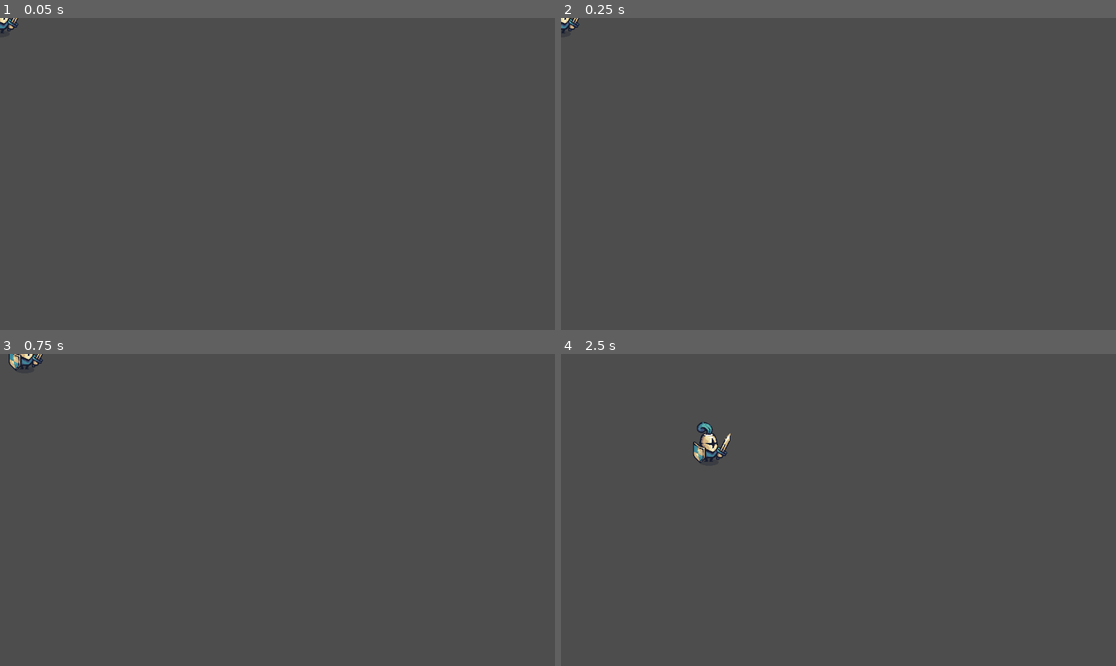
Above: before the commit, frames 1-4 (two rows, left to right).
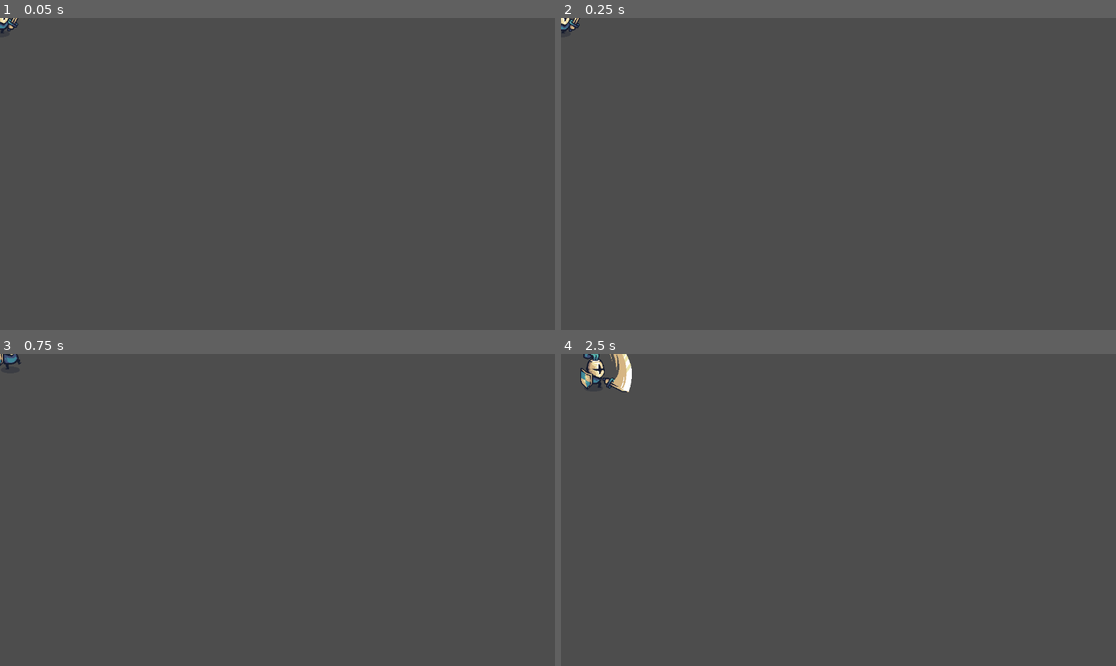
Above: after the commit, the same moments.

Repository: GlauberBelo/gamedev-AncientKnights
Game: Godot game, scene res://knight/knight.tscn
Same seed, same stepped clock (60 frames per second), same inputs: the game is played once before the commit and once after it. The project has no main scene, so this scene is started directly.
Inputs:
- Up to frame 1 (0.05 s): no input
- Up to frame 2 (0.25 s): no input
- Up to frame 3 (0.75 s): tap Enter at 0.5 s; hold D (move_right) from 0.53 s (still down); tap Q (attack, bound only after the commit) at 0.6 s
- Up to frame 4 (2.5 s): release D (move_right) at 1.28 s; hold S (move_down) 1.28-2.03 s; tap Q (attack, bound only after the commit) at 1.35, 2.1 s; hold D (move_right) from 2.03 s (still down)

Frame 1 is identical in both runs. In frame 2, less than 0.1% of the frame differs, in the area x 0-4%, y 0-5%; in frame 3, 0.3%; in frame 4, 1.2%, in the area x 3-31%, y 0-35%.

Commit message:
Character animation code integration

Diff:
--- a/AncientKnights/knight/knight.gd
+++ b/AncientKnights/knight/knight.gd
@@ -1,16 +1,48 @@
 extends CharacterBody2D
 
+@onready var animation: AnimationPlayer = get_node("Animation")
+@onready var texture: Sprite2D = get_node("Texture")
 @export var move_speed: float = 256.0
 
+var can_attack: bool = true
+
 func _physics_process(delta: float) -> void:
+	if can_attack == false:
+		return
+
+	move()
+	animate()
+	attack_handler()
+
+func move() -> void:
 	var direction: Vector2 = get_direction()
 	print(direction.length())
 	velocity = direction * move_speed
 	move_and_slide()
-
 
 func get_direction() -> Vector2:
 	return Vector2(
 		Input.get_axis("move_left", "move_right"),
 		Input.get_axis("move_up", "move_down")
 	).normalized()
+
+func animate() -> void:
+	if velocity.x > 0:
+		texture.flip_h = false
+	if velocity.x < 0:
+		texture.flip_h = true
+
+	if velocity != Vector2.ZERO:
+		animation.play("run")
+		return
+
+	animation.play("idle")
+
+func attack_handler() -> void:
+	if Input.is_action_just_pressed("attack") and can_attack:
+		can_attack = false
+		animation.play("attack")
+
+
+func _on_animation_finished(_anim_name: String) -> void:
+	can_attack = true
--- a/AncientKnights/knight/knight.tscn
+++ b/AncientKnights/knight/knight.tscn
@@ -55,6 +55,58 @@
 "transitions": PackedFloat32Array(1),
 "update": 1,
 "values": [0]
+}
+
+[sub_resource type="Animation" id="Animation_qvu1s"]
+resource_name = "attack"
+length = 0.6
+tracks/0/type = "value"
+tracks/0/imported = false
+tracks/0/enabled = true
+tracks/0/path = NodePath("Texture:texture")
+tracks/0/interp = 1
+tracks/0/loop_wrap = true
+tracks/0/keys = {
+"times": PackedFloat32Array(0),
+"transitions": PackedFloat32Array(1),
+"update": 1,
+"values": [ExtResource("1_qaebs")]
+}
+tracks/1/type = "value"
+tracks/1/imported = false
+tracks/1/enabled = true
+tracks/1/path = NodePath("Texture:hframes")
+tracks/1/interp = 1
+tracks/1/loop_wrap = true
+tracks/1/keys = {
+"times": PackedFloat32Array(0),
+"transitions": PackedFloat32Array(1),
+"update": 1,
+"values": [6]
+}
+tracks/2/type = "value"
+tracks/2/imported = false
+tracks/2/enabled = true
+tracks/2/path = NodePath("Texture:vframes")
+tracks/2/interp = 1
+tracks/2/loop_wrap = true
+tracks/2/keys = {
+"times": PackedFloat32Array(0),
+"transitions": PackedFloat32Array(1),
+"update": 1,
+"values": [3]
+}
+tracks/3/type = "value"
+tracks/3/imported = false
+tracks/3/enabled = true
+tracks/3/path = NodePath("Texture:frame")
+tracks/3/interp = 1
+tracks/3/loop_wrap = true
+tracks/3/keys = {
+"times": PackedFloat32Array(0, 0.1, 0.2, 0.3, 0.4, 0.5),
+"transitions": PackedFloat32Array(1, 1, 1, 1, 1, 1),
+"update": 1,
+"values": [12, 13, 14, 15, 16, 17]
 }
 
 [sub_resource type="Animation" id="Animation_o7bq2"]
@@ -161,59 +213,6 @@
 "transitions": PackedFloat32Array(1, 1, 1, 1, 1, 1),
 "update": 1,
 "values": [6, 7, 8, 9, 10, 11]
-}
-
-[sub_resource type="Animation" id="Animation_qvu1s"]
-resource_name = "attack"
-length = 0.6
-loop_mode = 1
-tracks/0/type = "value"
-tracks/0/imported = false
-tracks/0/enabled = true
-tracks/0/path = NodePath("Texture:texture")
-tracks/0/interp = 1
-tracks/0/loop_wrap = true
-tracks/0/keys = {
-"times": PackedFloat32Array(0),
-"transitions": PackedFloat32Array(1),
-"update": 1,
-"values": [ExtResource("1_qaebs")]
-}
-tracks/1/type = "value"
-tracks/1/imported = false
-tracks/1/enabled = true
-tracks/1/path = NodePath("Texture:hframes")
-tracks/1/interp = 1
-tracks/1/loop_wrap = true
-tracks/1/keys = {
-"times": PackedFloat32Array(0),
-"transitions": PackedFloat32Array(1),
-"update": 1,
-"values": [6]
-}
-tracks/2/type = "value"
-tracks/2/imported = false
-tracks/2/enabled = true
-tracks/2/path = NodePath("Texture:vframes")
-tracks/2/interp = 1
-tracks/2/loop_wrap = true
-tracks/2/keys = {
-"times": PackedFloat32Array(0),
-"transitions": PackedFloat32Array(1),
-"update": 1,
-"values": [3]
-}
-tracks/3/type = "value"
-tracks/3/imported = false
-tracks/3/enabled = true
-tracks/3/path = NodePath("Texture:frame")
-tracks/3/interp = 1
-tracks/3/loop_wrap = true
-tracks/3/keys = {
-"times": PackedFloat32Array(0, 0.1, 0.2, 0.3, 0.4, 0.5),
-"transitions": PackedFloat32Array(1, 1, 1, 1, 1, 1),
-"update": 1,
-"values": [12, 13, 14, 15, 16, 17]
 }
 
 [sub_resource type="AnimationLibrary" id="AnimationLibrary_2h80t"]
@@ -240,3 +239,5 @@
 libraries = {
 "": SubResource("AnimationLibrary_2h80t")
 }
+
+[connection signal="animation_finished" from="Animation" to="." method="_on_animation_finished"]
--- a/AncientKnights/project.godot
+++ b/AncientKnights/project.godot
@@ -44,6 +44,12 @@
 , Object(InputEventKey,"resource_local_to_scene":false,"resource_name":"","device":-1,"window_id":0,"alt_pressed":false,"shift_pressed":false,"ctrl_pressed":false,"meta_pressed":false,"pressed":false,"keycode":0,"physical_keycode":4194322,"key_label":0,"unicode":0,"echo":false,"script":null)
 ]
 }
+attack={
+"deadzone": 0.5,
+"events": [Object(InputEventKey,"resource_local_to_scene":false,"resource_name":"","device":-1,"window_id":0,"alt_pressed":false,"shift_pressed":false,"ctrl_pressed":false,"meta_pressed":false,"pressed":false,"keycode":0,"physical_keycode":81,"key_label":0,"unicode":113,"echo":false,"script":null)
+, Object(InputEventMouseButton,"resource_local_to_scene":false,"resource_name":"","device":-1,"window_id":0,"alt_pressed":false,"shift_pressed":false,"ctrl_pressed":false,"meta_pressed":false,"button_mask":0,"position":Vector2(0, 0),"global_position":Vector2(0, 0),"factor":1.0,"button_index":1,"canceled":false,"pressed":false,"double_click":false,"script":null)
+]
+}
 
 [rendering]
 
